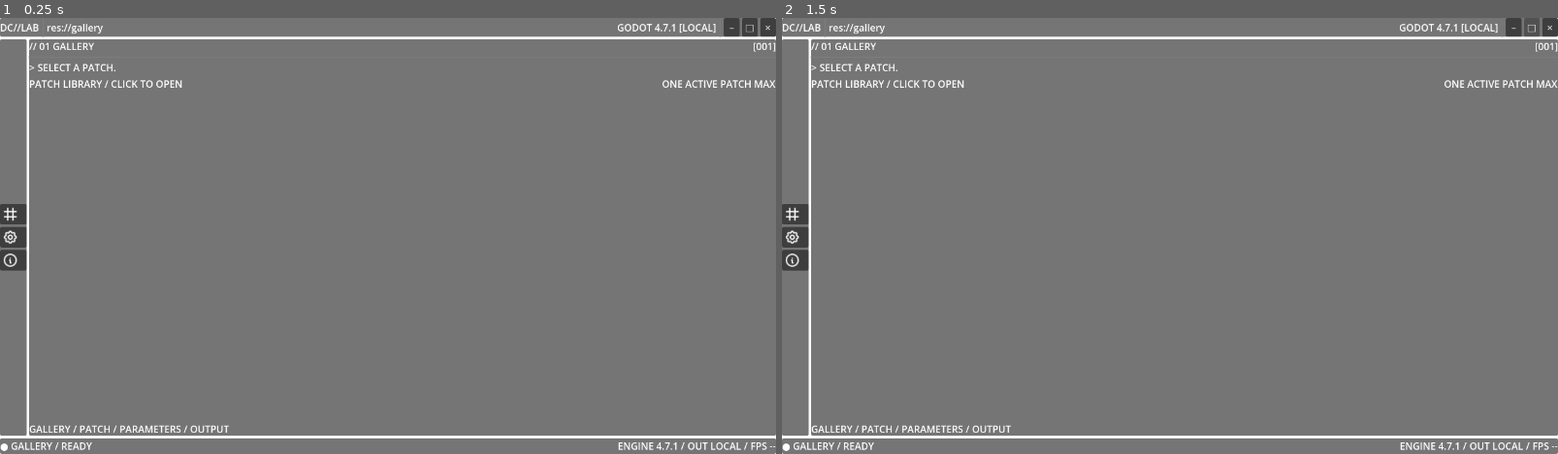
Above: before the commit, frames 1-2 (left to right).
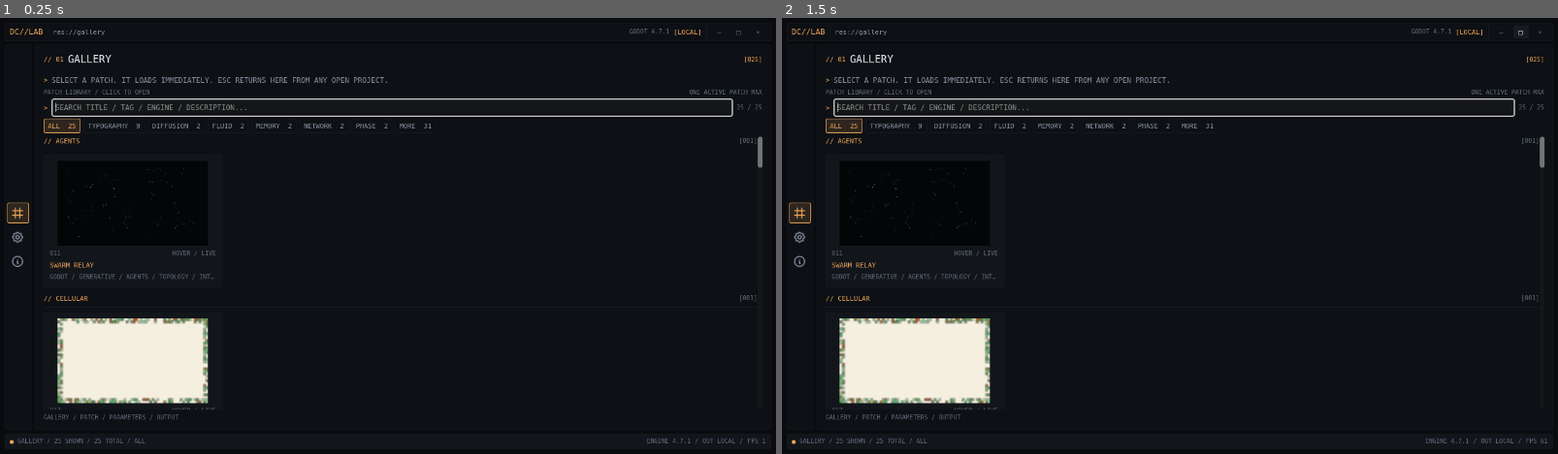
Above: after the commit, the same moments.

Repository: Rzbck/godot-creative-lab
Game: Godot game, scene res://app/main/main_runtime.tscn
Same seed, same stepped clock (60 frames per second), same inputs: the game is played once before the commit and once after it.
Inputs:
- Up to frame 1 (0.25 s): no input
- Up to frame 2 (1.5 s): click "–" at 0.5 s; click "□" at 1.25 s

The runs differ from the first frame. In frame 1, 100% of the frame differs, in the area x 0-100%, y 0-100%; in frame 2, 100%.
Error before the commit: Parse Error: Assigned value for constant "REVIEW_CRITERIA" isn't a constant expression. (res://app/main/main_runtime_gallery_feedback_trash.gd:14)

Commit message:
fix: make review criteria a valid GDScript constant

Diff:
--- a/app/main/main_runtime_gallery_feedback_trash.gd
+++ b/app/main/main_runtime_gallery_feedback_trash.gd
@@ -11,14 +11,14 @@
 const REVIEW_PATH: String = "user://creative_lab_reviews.cfg"
 const CURATION_PATH: String = "user://creative_lab_curation.cfg"
 const DEFAULT_TRASH_RETENTION_DAYS: int = 30
-const REVIEW_CRITERIA: PackedStringArray = PackedStringArray([
+const REVIEW_CRITERIA = [
     "visual",
     "interaction",
     "originality",
     "aliveness",
     "controls",
     "performance",
-])
+]
 
 var _review_config := ConfigFile.new()
 var _curation_config := ConfigFile.new()
